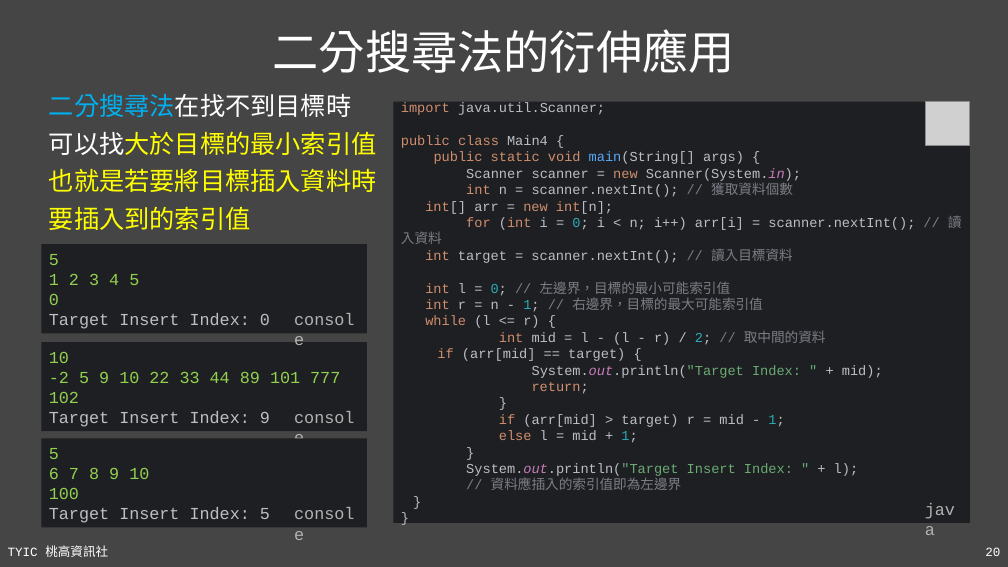
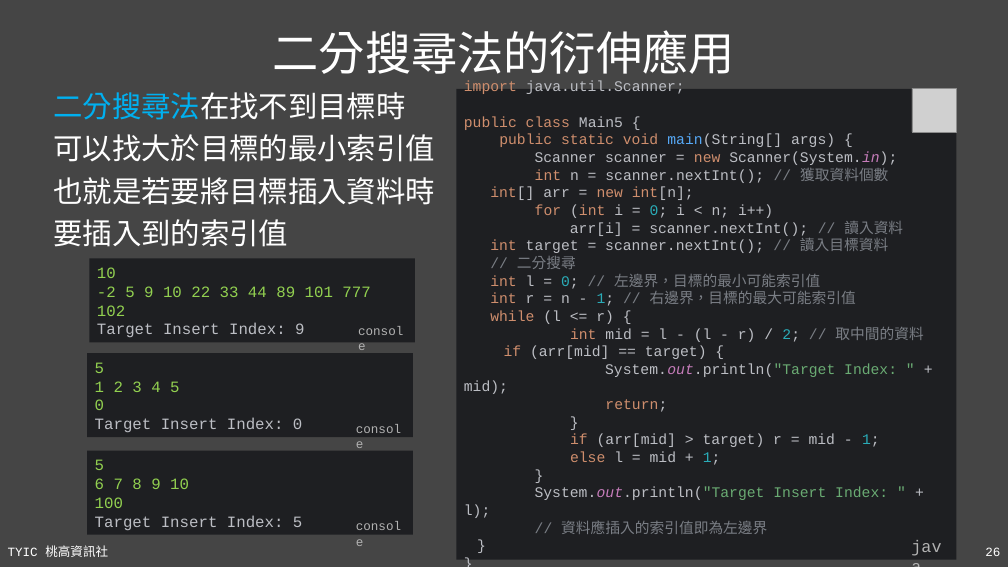
Before and after one commit to TYSHIC/slides, a slide deck: slide 26 of ppt/90_基礎資料結構與演算法.pptx (slide 20 before the commit). Drawn at 1008x567 pixels with LibreOffice and Linux fonts; fonts in the diff are those of the drawing; grey boxes stand for pictures. Boxes give left, top, right and bottom in pixels: in the first picture for what was removed or moved away, otherwise in the second. Text is boxed around its words. In the diff, an @@ line names an element or a change of style, - is before the commit and + after.

```diff
--- a/ppt/90_基礎資料結構與演算法.pptx
+++ b/ppt/90_基礎資料結構與演算法.pptx
@@ title "二分搜尋法的衍伸應用" rewrapped from bbox=[273, 29, 735, 73] to bbox=[273, 30, 735, 82] @@
@@ text "二分搜尋法在找不到目標時" at bbox=[53, 92, 435, 247]: size 24 to 28 pt; text colour #FFFF00 to #FFFFFF in "可以找大於目標的最小索引值", "也就是若要將目標插入資料時", "要插入到的索引值" @@
@@ rectangle "import java.util.Scanner; public class Main5 ...": place and size @@
-rectangle "import java.util.Scanner; public class Main5 ..." at bbox=[393, 102, 970, 523]
+rectangle "import java.util.Scanner; public class Main5 ..." at bbox=[457, 89, 957, 560]
@@ text in rectangle at bbox=[464, 81, 923, 534]: text changed; size 13 to 14 pt @@
-import java.util.Scanner;
-public class Main4 {
-public static void main(String[] args) {
-Scanner scanner = new Scanner(System.in);
-int n = scanner.nextInt(); // 獲取資料個數
-int[] arr = new int[n];
-for (int i = 0; i < n; i++) arr[i] = scanner.nextInt(); // 讀入資料
-int target = scanner.nextInt(); // 讀入目標資料
-int l = 0; // 左邊界，目標的最小可能索引值
-int r = n - 1; // 右邊界，目標的最大可能索引值
-while (l <= r) {
-int mid = l - (l - r) / 2; // 取中間的資料
-if (arr[mid] == target) {
-System.out.println("Target Index: " + mid);
-return;
-}
-if (arr[mid] > target) r = mid - 1;
-else l = mid + 1;
-}
-System.out.println("Target Insert Index: " + l);
-// 資料應插入的索引值即為左邊界
-}
-}
+import java.util.Scanner;
+public class Main5 {
+public static void main(String[] args) {
+Scanner scanner = new Scanner(System.in);
+int n = scanner.nextInt(); // 獲取資料個數
+int[] arr = new int[n];
+for (int i = 0; i < n; i++)
+arr[i] = scanner.nextInt(); // 讀入資料
+int target = scanner.nextInt(); // 讀入目標資料
+// 二分搜尋
+int l = 0; // 左邊界，目標的最小可能索引值
+int r = n - 1; // 右邊界，目標的最大可能索引值
+while (l <= r) {
+int mid = l - (l - r) / 2; // 取中間的資料
+if (arr[mid] == target) {
+System.out.println("Target Index: " + mid);
+return;
+}
+if (arr[mid] > target) r = mid - 1;
+else l = mid + 1;
+}
+System.out.println("Target Insert Index: " + l);
+// 資料應插入的索引值即為左邊界
+}
+}
@@ picture: place and size @@
-picture at bbox=[926, 102, 970, 146]
+picture at bbox=[912, 88, 957, 132]
@@ rectangle "10": place and size @@
-rectangle "10" at bbox=[42, 343, 368, 432]
+rectangle "10" at bbox=[89, 259, 415, 343]
@@ text "console": place and size @@
-text "console" at bbox=[287, 403, 367, 431]
+text "console" at bbox=[351, 320, 415, 343]
@@ size 16 to 15 pt in 3 elements at bbox=[87, 451, 413, 535], bbox=[89, 259, 415, 343], bbox=[87, 353, 413, 437] @@
@@ rectangle "5": place and size @@
-rectangle "5" at bbox=[42, 244, 368, 333]
+rectangle "5" at bbox=[87, 353, 413, 437]
@@ size 16 to 12 pt in 3 elements at bbox=[349, 515, 413, 538], bbox=[351, 320, 415, 343], bbox=[349, 417, 413, 439] @@
@@ text "console": place and size @@
-text "console" at bbox=[287, 306, 367, 333]
+text "console" at bbox=[349, 417, 413, 439]
@@ rectangle "5": place and size @@
-rectangle "5" at bbox=[42, 439, 368, 528]
+rectangle "5" at bbox=[87, 451, 413, 535]
@@ text "console": place and size @@
-text "console" at bbox=[287, 500, 367, 528]
+text "console" at bbox=[349, 515, 413, 538]
@@ text "java": place and size @@
-text "java" at bbox=[918, 495, 970, 523]
+text "java" at bbox=[904, 532, 957, 560]
@@ page number at bbox=[985, 547, 1000, 556]: text changed @@
-20
+26
```
Also in this commit, not shown: 18 other slides changed, 13 slides added, 1 slide removed, 13 other files.
